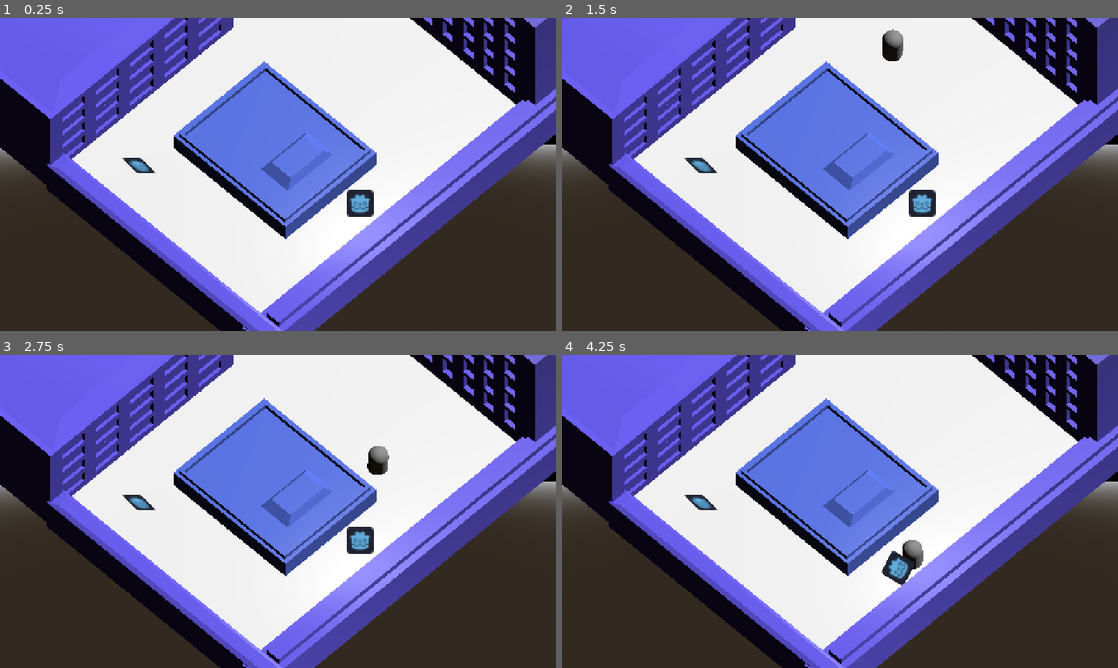
Above: before the commit, frames 1-4 (two rows, left to right).
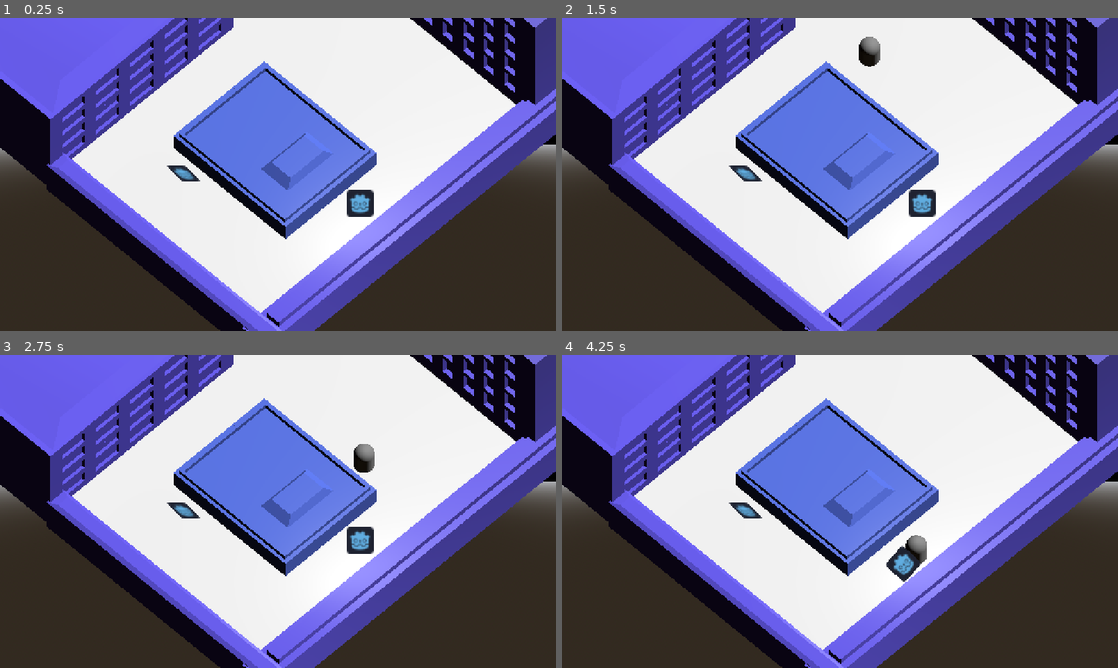
Above: after the commit, the same moments.

Repository: WeronikaKowalkowska/dnsgamejam
Game: Godot game, scene res://scenes/main.tscn
Two runs of this game, one before a commit and one after it. Both use one fixed random seed, a clock stepped at 60 frames per second and the inputs below.
Inputs (mouse positions are in pixels of both pictures, inside the frame that each line leads up to):
- Up to frame 1 (0.25 s): no input
- Up to frame 2 (1.5 s): tap Enter (ui_accept) at 0.5, 0.77 s; move the mouse to (962, 158) at 0.52 s; click (962, 158) at 0.67 s; drag from (728, 190) to (812, 237) at 1.27 s
- Up to frame 3 (2.75 s): move the mouse to (333, 442) at 2.02 s
- Up to frame 4 (4.25 s): drag from (812, 574) to (673, 464) at 2.77 s; move the mouse to (1006, 558) at 3.52 s; hold A from 3.53 s (still down); tap Enter (ui_accept) at 3.77 s

The runs differ from the first frame. In frame 1, 0.3% of the frame differs, in the area x 22-36%, y 44-53%; in frame 2, 1.0%, in the area x 22-62%, y 3-53%; in frame 3, 0.9%; in frame 4, 1.0%.

Commit message:
agent raycast

Diff:
--- a/assets/scripts/agent_dog.gd
+++ b/assets/scripts/agent_dog.gd
@@ -19,9 +19,12 @@
 
 
 func _on_body_exited(body: Node3D) -> void:
+	if (catAliveNode == body):
+		print("Kot wyszedl")
+		catAliveNode = null
 	if (catSpectre == body):
 		print("Kot duch znikl")
-
+		catSpectre = null
 
 
 func _unhandled_input(event: InputEvent) -> void:
@@ -33,12 +36,28 @@
 
 
 
+func _raycast_check_cat(cat: Node3D, group: StringName) -> bool:
+	var space_state = get_world_3d().direct_space_state
+	var origin = global_position
+	var end = cat.global_position
+	var query = PhysicsRayQueryParameters3D.create(origin, end)
+	var raycastResult = space_state.intersect_ray(query)
+	if not raycastResult.is_empty():
+			var collider: Node = raycastResult["collider"]
+			if collider.is_in_group(group):
+				return true
+	return false
+
 func _check_cats() -> void:
 	if catAliveNode:
-		navigation_agent_3d.set_target_position(catAliveNode.position)
+		if _raycast_check_cat(catAliveNode, "catAlive"):
+			print("catAlive")
+			navigation_agent_3d.set_target_position(catAliveNode.position)
 		return
 	if catSpectre:
-		navigation_agent_3d.set_target_position(catSpectre.position)
+		if _raycast_check_cat(catSpectre, "catSpectre"):
+			print("catSpectre")
+			navigation_agent_3d.set_target_position(catSpectre.position)
 		return
 
 func _navigation_finished():
@@ -52,7 +71,7 @@
 		random_position.x = randf_range(-8.0, 8.0)
 		random_position.z = randf_range(-8.0, 8.0)
 		navigation_agent_3d.set_target_position(random_position)
-	print("koniec")
+	#print("koniec")
 
 func _physics_process(delta: float) -> void:
 	_check_cats()
--- a/scenes/main.tscn
+++ b/scenes/main.tscn
@@ -85,7 +85,7 @@
 texture = ExtResource("1_o5qli")
 
 [node name="KotDuchRigidBody3D" type="RigidBody3D" parent="." unique_id=1947282057 groups=["catSpectre"]]
-transform = Transform3D(0.21107113, -0.97735393, -0.015101567, -0.57709646, -0.13707066, 0.80509096, -0.7889288, -0.16121642, -0.5929592, 0, 0.7234764, 8.218493)
+transform = Transform3D(0.21107113, -0.97735393, -0.015101567, -0.57709646, -0.13707066, 0.80509096, -0.7889288, -0.16121642, -0.5929592, 1.8402369, 0.7234764, 7.0463343)
 
 [node name="CollisionShape3D" type="CollisionShape3D" parent="KotDuchRigidBody3D" unique_id=836013378]
 transform = Transform3D(1.0000002, -1.4901161e-08, 2.9802322e-08, -1.4901161e-08, 1.0000002, 0, 0, -7.450581e-09, 1.0000002, 0, 0, 0)
